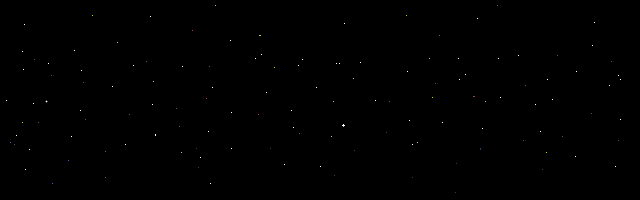
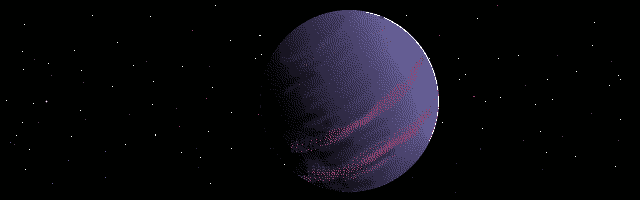
Revision of a layered 640px x 200px image; what changed, layer by layer:
painted on "Background" over (6, 5, 621, 193)
